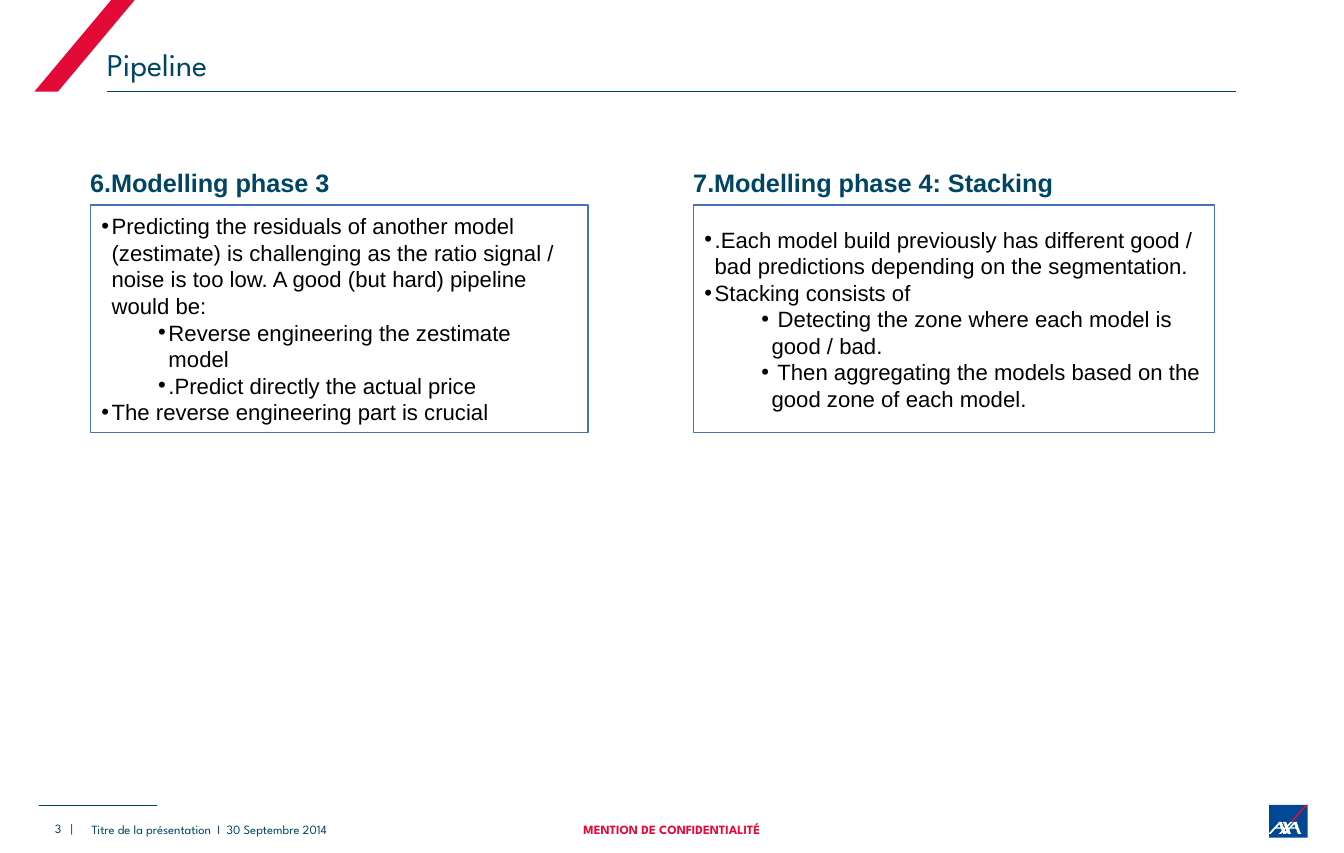
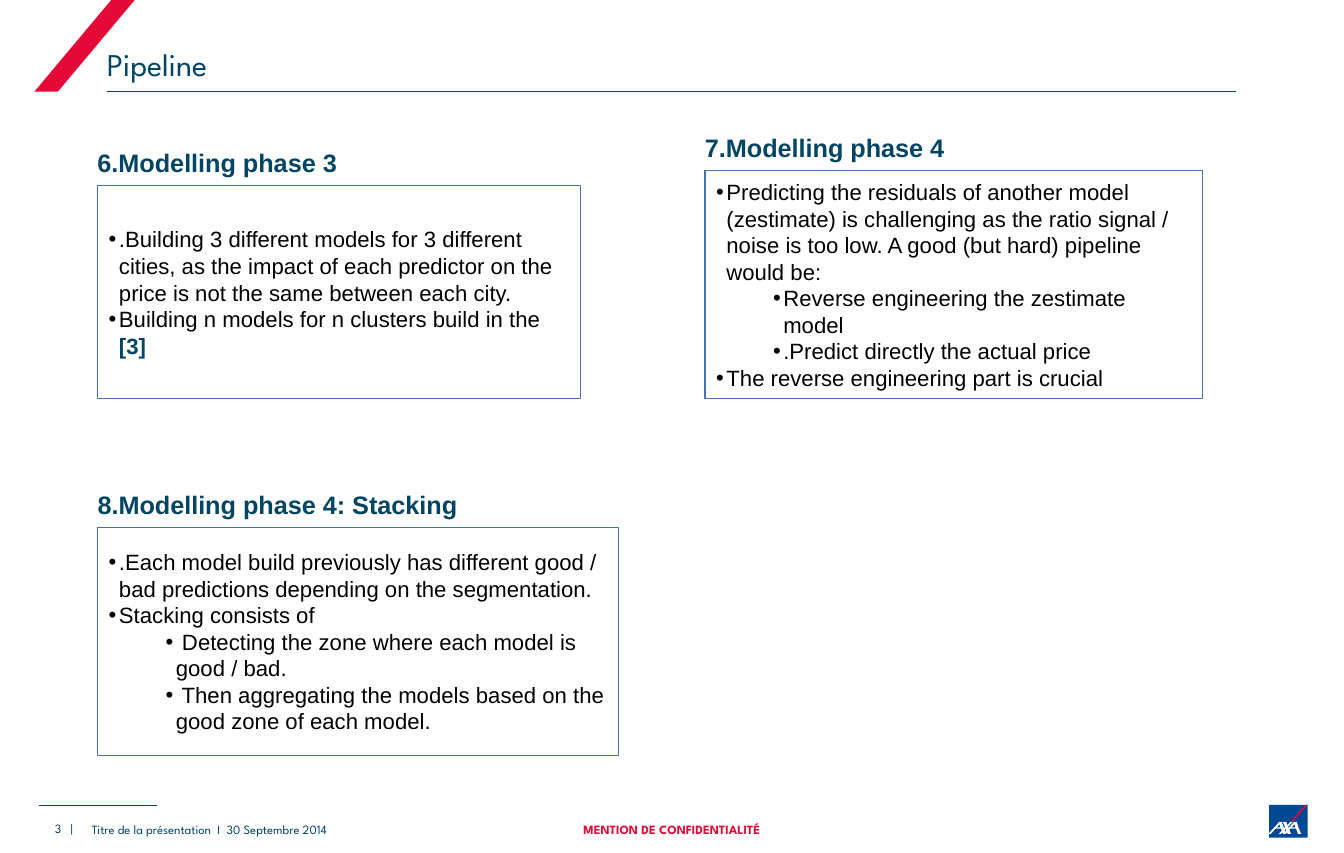
Before and after one commit to metariat/Zillow_House_Price, a slide deck: slide 3 of Presentation/Kaggle Zillow Price.pptx. Drawn at 1344x853 pixels with LibreOffice and Linux fonts; fonts in the diff are those of the drawing. Boxes give left, top, right and bottom in pixels: in the first picture for what was removed or moved away, otherwise in the second. Text is boxed around its words. In the diff, an @@ line names an element or a change of style, - is before the commit and + after.

Commit message:
update pipeline

```diff
--- a/Presentation/Kaggle Zillow Price.pptx
+++ b/Presentation/Kaggle Zillow Price.pptx
@@ text "6.Modelling phase 3": place and size @@
-text "6.Modelling phase 3" at box(90, 173, 329, 197)
+text "6.Modelling phase 3" at box(97, 153, 337, 178)
@@ text added at box(705, 138, 944, 163), 16 pt, text #004563, bold @@
+7.Modelling phase 4
@@ rectangle "Predicting the residuals of another ...": place and size @@
-rectangle "Predicting the residuals of another ..." at box(90, 205, 588, 432)
+rectangle "Predicting the residuals of another ..." at box(706, 171, 1204, 398)
@@ rectangle added at box(98, 185, 582, 398), outline #4574B5 0.75 pt, 14 pt, text #000000 @@
+• .Building 3 different models for 3 different cities, as the impact of each predictor on the price is not the same between each city.
+• Building n models for n clusters build in the [3]
@@ text at box(98, 495, 457, 520): text changed @@
-7.Modelling phase 4: Stacking
+8.Modelling phase 4: Stacking
@@ rectangle ".Each model build previously has ...": place and size @@
-rectangle ".Each model build previously has ..." at box(693, 205, 1214, 432)
+rectangle ".Each model build previously has ..." at box(98, 528, 619, 756)
```
Also in this commit, not shown: 1 other slide changed.
